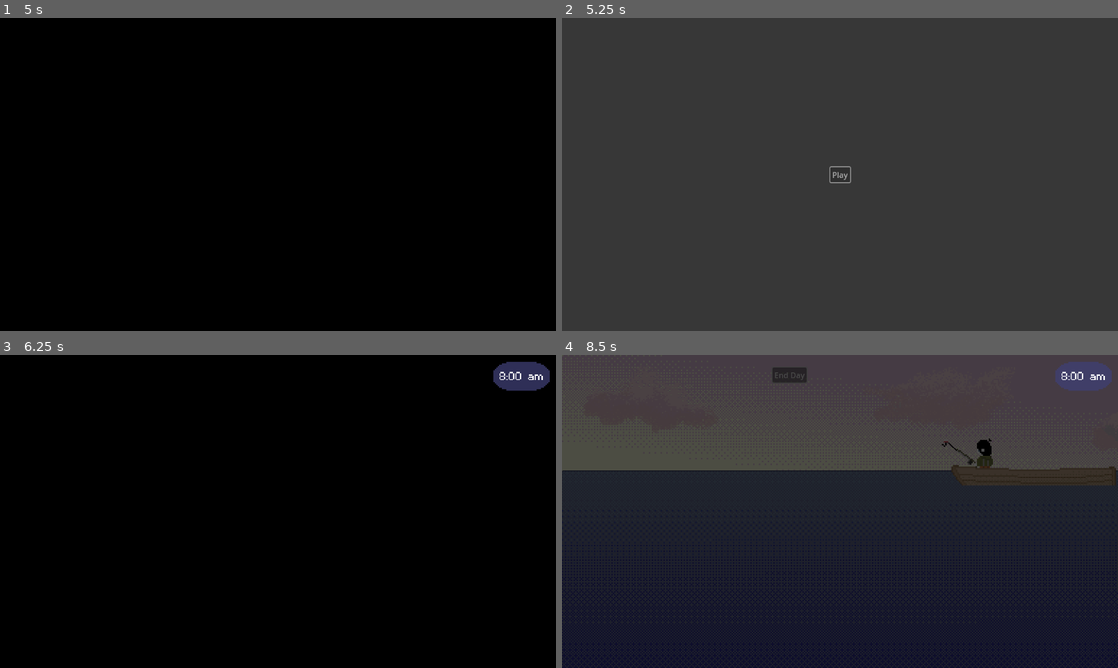
Above: before the commit, frames 1-4 (two rows, left to right).
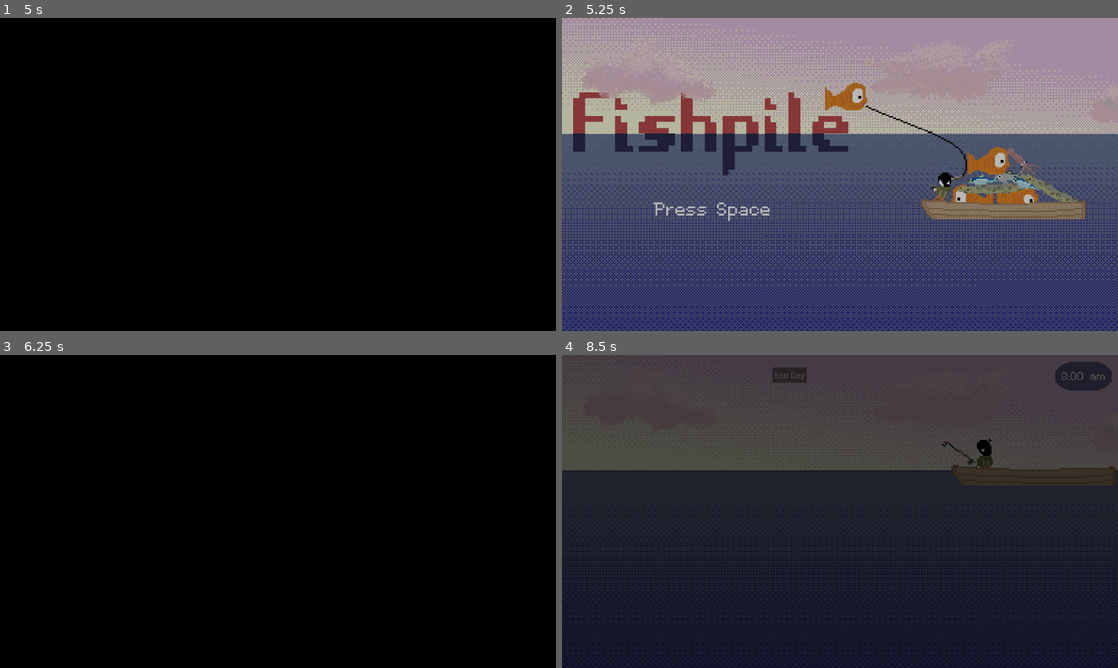
Above: after the commit, the same moments.

Repository: MarinaFlynne/LD54
Game: Godot game, scene res://Scenes/splash.tscn
The game is run twice, just before and just after one commit, with the same random seed, the same clock (stepped at 60 frames per second) and the same inputs.
Inputs:
- Up to frame 1 (5 s): hold Right (drop_game_right) 0.53-2.03 s; tap Space (letter_1) at 0.6, 2, 2.85, 3.5 s; tap Enter at 1.25, 2.75 s; tap W (pull_hook) at 1.35, 3.6 s; hold Left (drop_game_left) 2.03-2.78 s; hold Z (reel_in) 2.03-2.78 s; hold Right (drop_game_right) 2.78-4.28 s; hold Left (drop_game_left) from 4.28 s (still down); tap Z (reel_in) at 4.35 s
- Up to frame 2 (5.25 s): release Left (drop_game_left) at 5 s; click "Play" (after the commit: "PLAY") at 5 s
- Up to frame 3 (6.25 s): hold Right (drop_game_right) from 5.78 s (still down); tap Space (letter_1) at 5.85 s
- Up to frame 4 (8.5 s): release Right (drop_game_right) at 6.53 s; hold Left (drop_game_left) 6.53-8 s; tap W (pull_hook) at 6.6 s; hold Z (reel_in) 7.28-8 s; click "End Day" at 8 s

Frame 1 is identical in both runs. In frame 2, 100% of the frame differs, in the area x 0-100%, y 0-100%; in frame 3, 0.8%; in frame 4, 0.8%.

Commit message:
add title screen

Diff:
--- a/Scenes/main_menu.gd
+++ b/Scenes/main_menu.gd
@@ -1,5 +1,6 @@
 extends Control
 
+var cloud_speed = 20
 
 # Called when the node enters the scene tree for the first time.
 func _ready():
@@ -8,8 +9,28 @@
 
 # Called every frame. 'delta' is the elapsed time since the previous frame.
 func _process(delta):
-	pass
+	move_clouds(delta)
 
 
+func move_clouds(delta):
+	var cloud1_pos = $Clouds.position.x
+	var cloud2_pos = $Clouds2.position.x
+
+	if cloud2_pos >= 2304:
+		$Clouds2.position.x = -2301
+	if cloud1_pos >= 2304:
+		$Clouds.position.x = -2301
+	$Clouds.position.x += cloud_speed * delta
+	$Clouds2.position.x += cloud_speed * delta
+
 func _on_play_pressed():
+	AudioManager.play("res://SFX/titlestart.wav", -8)
+	print("play")
 	SceneManager.SwitchScene("fishing")
+
+
+func _on_blink_timer_timeout():
+	if $"Press Space".visible:
+		$"Press Space".hide()
+	else:
+		$"Press Space".show()
--- a/Scenes/main_menu.tscn
+++ b/Scenes/main_menu.tscn
@@ -1,6 +1,14 @@
-[gd_scene load_steps=4 format=3 uid="uid://dn0q0u4olxp6s"]
+[gd_scene load_steps=12 format=3 uid="uid://dn0q0u4olxp6s"]
 
 [ext_resource type="Script" path="res://Scenes/main_menu.gd" id="1_piws3"]
+[ext_resource type="FontFile" uid="uid://dy4tbf17p4n8q" path="res://Fonts/CelticTime.ttf" id="2_2fo7r"]
+[ext_resource type="Texture2D" uid="uid://d1cd6asrqixwo" path="res://Sprites/title.png" id="2_tj45h"]
+[ext_resource type="Texture2D" uid="uid://c82atatbtlf3c" path="res://Sprites/Fish/barred_conger_STATIC.png" id="7_rsx2m"]
+[ext_resource type="Texture2D" uid="uid://de00qi0a5n5jc" path="res://Sprites/fishpile4.png" id="9_k7jbd"]
+[ext_resource type="Texture2D" uid="uid://d2eydfobm6g2b" path="res://Sprites/boat_full.png" id="10_kibq0"]
+[ext_resource type="Texture2D" uid="uid://i8tr2mx8glp2" path="res://Sprites/Sky/clouds_morning.png" id="11_p2bfe"]
+[ext_resource type="Texture2D" uid="uid://dvr7tpks6x0ng" path="res://Sprites/titlechar.png" id="12_tv48x"]
+[ext_resource type="AudioStream" uid="uid://diey4snpnsbsi" path="res://Music/ocean_ambience.mp3" id="13_pggi4"]
 
 [sub_resource type="InputEventAction" id="InputEventAction_xg7ov"]
 action = &"play"
@@ -24,13 +32,77 @@
 anchor_top = 0.5
 anchor_right = 0.5
 anchor_bottom = 0.5
-offset_left = -20.5
-offset_top = -15.5
-offset_right = 20.5
-offset_bottom = 15.5
+offset_left = -340.0
+offset_top = 90.0
+offset_right = -197.0
+offset_bottom = 167.0
 grow_horizontal = 2
 grow_vertical = 2
+theme_override_fonts/font = ExtResource("2_2fo7r")
+theme_override_font_sizes/font_size = 80
 shortcut = SubResource("Shortcut_p7ml4")
-text = "Play"
+text = "PLAY"
+
+[node name="Sprite2D" type="Sprite2D" parent="."]
+position = Vector2(576, 324)
+scale = Vector2(3, 3)
+texture = ExtResource("2_tj45h")
+
+[node name="Sprite2D7" type="Sprite2D" parent="."]
+position = Vector2(308, 240)
+scale = Vector2(0.553542, 0.553542)
+texture = ExtResource("9_k7jbd")
+
+[node name="Clouds" type="Sprite2D" parent="."]
+position = Vector2(0, 123)
+scale = Vector2(3, 3)
+texture = ExtResource("11_p2bfe")
+
+[node name="Clouds2" type="Sprite2D" parent="."]
+position = Vector2(2303, 123)
+scale = Vector2(3, 3)
+texture = ExtResource("11_p2bfe")
+
+[node name="Sprite2D8" type="Sprite2D" parent="."]
+position = Vector2(604, 213)
+scale = Vector2(3, 3)
+texture = ExtResource("12_tv48x")
+
+[node name="Sprite2D2" type="Sprite2D" parent="."]
+position = Vector2(1014, 362)
+rotation = 0.504452
+scale = Vector2(3, 3)
+texture = ExtResource("7_rsx2m")
+
+[node name="Sprite2D9" type="Sprite2D" parent="."]
+position = Vector2(913.508, 394.477)
+scale = Vector2(3, 3)
+texture = ExtResource("10_kibq0")
+
+[node name="AudioStreamPlayer" type="AudioStreamPlayer" parent="."]
+stream = ExtResource("13_pggi4")
+autoplay = true
+
+[node name="Press Space" type="Label" parent="."]
+layout_mode = 1
+anchors_preset = 7
+anchor_left = 0.5
+anchor_top = 1.0
+anchor_right = 0.5
+anchor_bottom = 1.0
+offset_left = -472.0
+offset_top = -279.0
+offset_right = -56.0
+offset_bottom = -224.0
+grow_horizontal = 2
+grow_vertical = 0
+theme_override_fonts/font = ExtResource("2_2fo7r")
+theme_override_font_sizes/font_size = 60
+text = "Press Space"
+horizontal_alignment = 1
+
+[node name="BlinkTimer" type="Timer" parent="."]
+autostart = true
 
 [connection signal="pressed" from="Play" to="." method="_on_play_pressed"]
+[connection signal="timeout" from="BlinkTimer" to="." method="_on_blink_timer_timeout"]
--- a/Scenes/scene_manager.tscn
+++ b/Scenes/scene_manager.tscn
@@ -50,6 +50,7 @@
 fadePath = NodePath("CanvasLayer/ColorRect/Fade")
 
 [node name="CanvasLayer" type="CanvasLayer" parent="."]
+layer = 4
 
 [node name="ColorRect" type="ColorRect" parent="CanvasLayer"]
 anchors_preset = 8
Not shown, added: SFX/sfx1wav.wav.import
Not shown, added: SFX/titlestart.wav.import
Binary file added: Sprites/fishpile.png
Not shown, added: Sprites/fishpile.png.import
Binary file added: Sprites/fishpile2.png
Not shown, added: Sprites/fishpile2.png.import
Binary file added: Sprites/fishpile3.png
Not shown, added: Sprites/fishpile3.png.import
Binary file added: Sprites/fishpile4.png
Not shown, added: Sprites/fishpile4.png.import
Binary file changed: Sprites/title.png
Binary file added: Sprites/titlechar.png
(and 3 more such lines)
